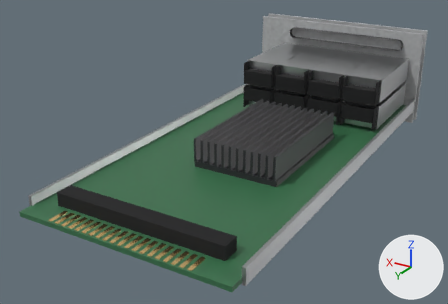
Renders of the glTF model danbyte/assets/Cisco/C9300-NM-8X.glb from each side of a commit.
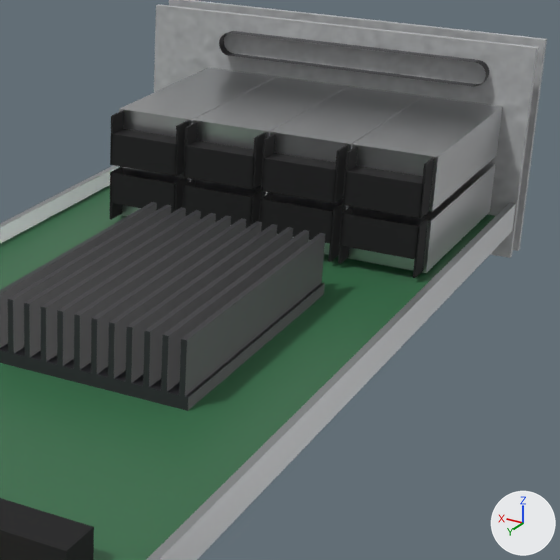
There are two pictures of each version: one whole from a 50 mm camera at (-0.1013, 0.2752, 0.0991) aimed at (0.0083, 0.0926, 0.0078), one close up on the part from 44% to 97% of the width and 5% to 82% of the height. The lights are fixed; the arrows at lower right show +X, +Y and +Z. The last two pictures show the newer version. Where no turn or scale is listed for an object, it has been applied to the vertices. Vertices at exactly the same position are counted once.

The scene before the commit, as lines of its bpy script (objects in view):
```python
me_mesh_0 = bpy.data.meshes.new('Mesh_0')
me_mesh_0.from_pydata(...)  # 6650 vertices, 7961 faces; spans x 0.0..0.077, y -0.167..0.0, z 0.0..0.041
me_mesh_0.materials.append(mat_dbt_chassis_metal)
me_mesh_0.materials.append(mat_db_port_black)  # black #1d1d1e
me_mesh_0.materials.append(mat_db_screw_black)  # black #272727
me_mesh_0.materials.append(mat_db_grill_mesh)  # dark grey #454548
me_mesh_0.materials.append(mat_db_label_strip_grey)  # grey #adb1b5
me_mesh_0.materials.append(mat_db_print_dark)  # dark grey #353638
me_mesh_0.materials.append(mat_dbt_sfp_cage)
me_mesh_0.materials.append(mat_db_gold_pins)  # beige #ffdd95
me_mesh_0.materials.append(mat_db_jack_interior)  # black #161618
me_mesh_0.materials.append(mat_db_nm_pcb)  # dark green #386f4b
me_mesh_0.materials.append(mat_db_nm_sink)  # dark grey #303035
me_mesh_0.materials.append(mat_db_nm_cage)  # light grey #ced0d1
me_mesh_0.materials.append(mat_db_nm_rail)  # light grey #bcbdbf
ob_mesh_0 = bpy.data.objects.new('Mesh_0', me_mesh_0)
ob_mesh_0.location = (-0.0386, 0.1647, 0.0)
```
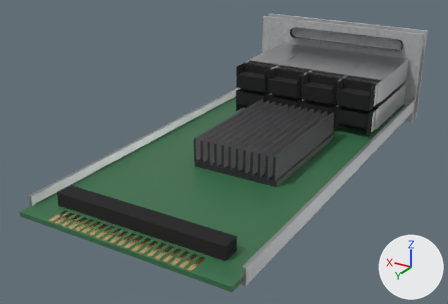
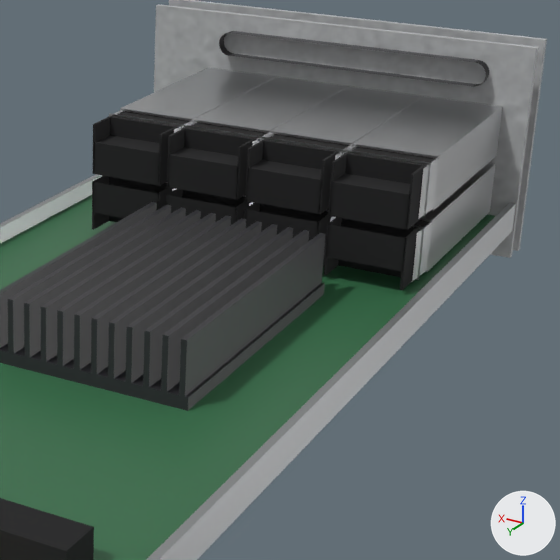
Pixel boxes [x1, y1, x2, y2] of what changed, in the close-ups (560 x 560 px; the box of a moved part takes in the faces that stretch with it):
part 1 of me_mesh_0, added (mostly hidden)
    after: [317, 215, 332, 268]
part 2 of me_mesh_0, added
    after: [261, 140, 339, 153]
part 3 of me_mesh_0, moved or reshaped
    before: [110, 167, 123, 220]
    after: [326, 217, 418, 271]
part 4 of me_mesh_0, added
    after: [324, 217, 342, 275]
part 5 of me_mesh_0, moved or reshaped (not visible before)
    after: [345, 155, 425, 184]
part 6 of me_mesh_0, moved or reshaped (not visible before)
    after: [338, 218, 419, 277]
part 7 of me_mesh_0, moved or reshaped (not visible before)
    after: [262, 142, 333, 169]
part 8 of me_mesh_0, moved or reshaped (not visible before)
    after: [260, 204, 326, 222]
part 9 of me_mesh_0, moved or reshaped (not visible before)
    after: [109, 113, 182, 129]
part 10 of me_mesh_0, deleted
    before: [110, 111, 124, 165]
part 11 of me_mesh_0, moved or reshaped
    before: [111, 96, 502, 278]
    after: [92, 110, 438, 290]
part 12 of me_mesh_0, surface changed
    before: [349, 206, 432, 221]
    after: [184, 130, 433, 272]

Edits to the bpy script that builds the scene:
```text
Change me_mesh_0:
    used by ob_mesh_0; location = (-0.0386, 0.1647, 0.0)
    remove me_mesh_0.from_pydata(...)  # 6650 vertices, 7961 faces; spans x 0.0..0.077, y -0.167..0.0, z 0.0..0.041
    add me_mesh_0.from_pydata(...)  # 6682 vertices, 7881 faces; spans x 0.0..0.077, y -0.167..0.0, z 0.0..0.041
    me_mesh_0 part 1: the loose piece of 8 vertices spanning x 0.02..0.021, y -0.123..-0.118, z 0.009..0.018 is copied, and the copy is moved by (0.0, 0.007, 0.0); it spans x 0.02..0.021, y -0.117..-0.111, z 0.009..0.018
    me_mesh_0 part 2: a new loose piece, a box spanning x 0.02022..0.03427, y -0.1172..-0.1167, z 0.02559..0.0289, in mat_db_jack_interior (black #161618)
    me_mesh_0 part 3: the loose piece of 8 vertices spanning x 0.064, y -0.123..-0.118, z 0.009..0.018 is scaled about its middle by (32.5, 1.05, 0.64), then moved by (-0.052, 0.006, 0.002)
    me_mesh_0 part 4: the loose piece of 8 vertices spanning x 0.019, y -0.123..-0.118, z 0.009..0.018 is copied, and the copy is moved by (0.0, 0.007, 0.0); it spans x 0.019, y -0.117..-0.111, z 0.009..0.018
    me_mesh_0 part 5: the loose piece of 4 vertices spanning x 0.005..0.019, y -0.123, z 0.02..0.029 is moved by (0.0, 0.007, 0.0)
    me_mesh_0 part 6: the loose piece of 4 vertices spanning x 0.005..0.019, y -0.123, z 0.009..0.018 is moved by (0.0, 0.007, 0.0)
    me_mesh_0 part 7: the loose piece of 4 vertices spanning x 0.02..0.034, y -0.123, z 0.02..0.029 is moved by (0.0, 0.007, 0.0)
    me_mesh_0 part 8: the loose piece of 4 vertices spanning x 0.02..0.034, y -0.123, z 0.009..0.018 is moved by (0.0, 0.007, 0.0)
    me_mesh_0 part 9: the loose piece of 4 vertices spanning x 0.05..0.064, y -0.123, z 0.02..0.029 is moved by (0.0, 0.005, 0.0), in mat_db_nm_cage (light grey #ced0d1)
    me_mesh_0 part 10: 6 loose pieces with 40 vertices, spanning x 0.035..0.064, y -0.124..-0.118, z 0.009..0.029, are deleted
    me_mesh_0 part 11: 2006 vertices moved from x 0.005..0.064, y -0.125..-0.118, z 0.009..0.029 to x 0.005..0.064, y -0.122..-0.111, z 0.009..0.029; 283 vertices removed from x 0.005..0.065, y -0.125..-0.118, z 0.009..0.029; 259 vertices added at x 0.005..0.064, y -0.118..-0.111, z 0.009..0.029
    me_mesh_0 part 12: 14 kept faces spanning x 0.005..0.051, y -0.122..-0.111, z 0.009..0.029 get new texture (UV) coordinates
    other edits to the shape of me_mesh_0 do not show in these pictures
```
